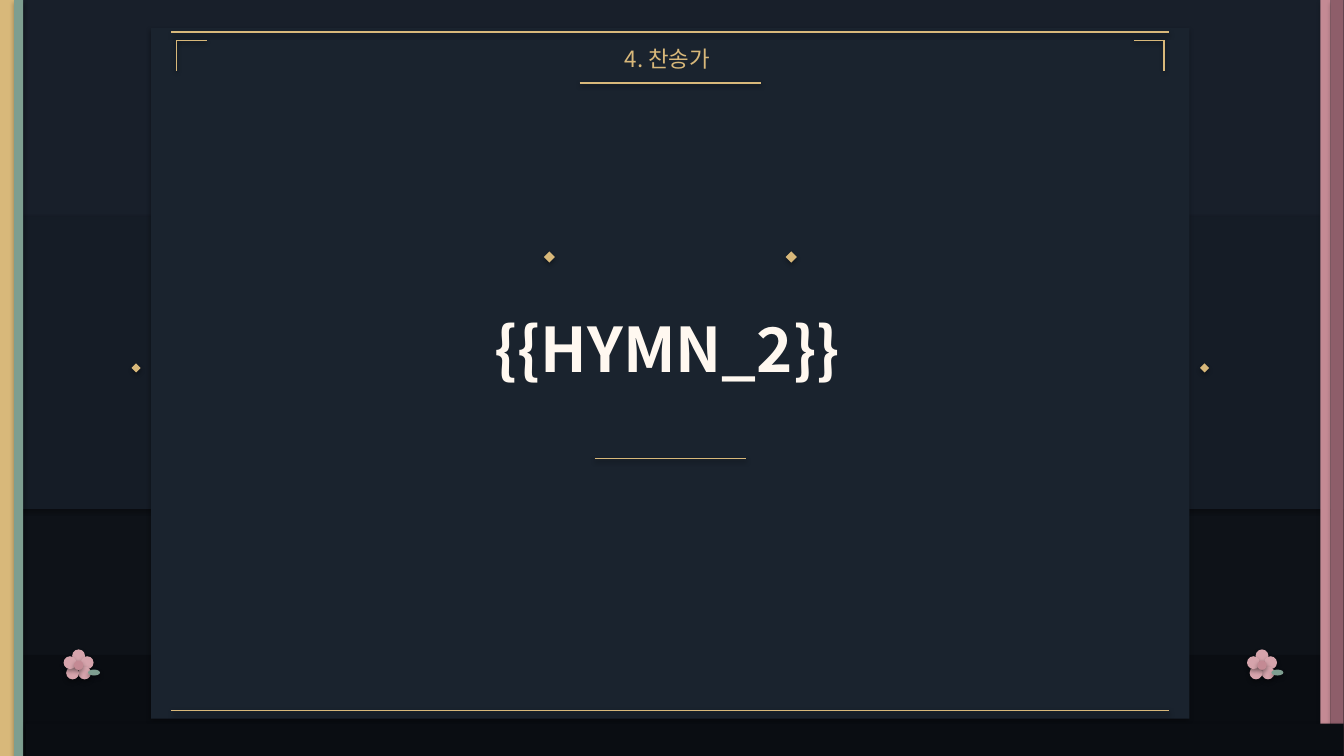
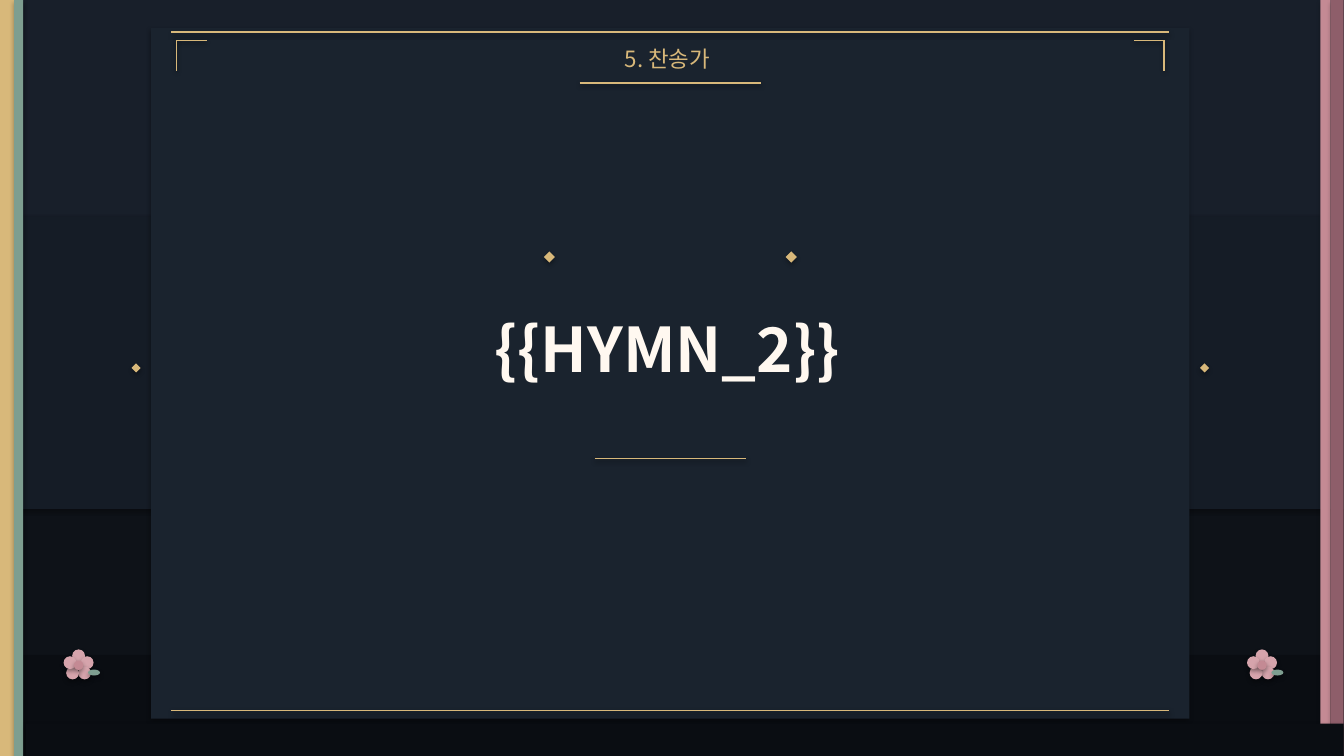
Before and after one commit to greentown2/worship-app, a slide deck: slide 8 of templates/master_worship.pptx (slide 6 before the commit). Drawn at 1344x756 pixels with LibreOffice and Linux fonts; fonts in the diff are those of the drawing. Boxes give left, top, right and bottom in pixels: in the first picture for what was removed or moved away, otherwise in the second. Text is boxed around its words. In the diff, an @@ line names an element or a change of style, - is before the commit and + after.

```diff
--- a/templates/master_worship.pptx
+++ b/templates/master_worship.pptx
@@ text at (625,48,710,69): text changed @@
-4. 찬송가
+5. 찬송가
```
Also in this commit, not shown: 8 other slides changed, 2 slides added, 14 other files.
